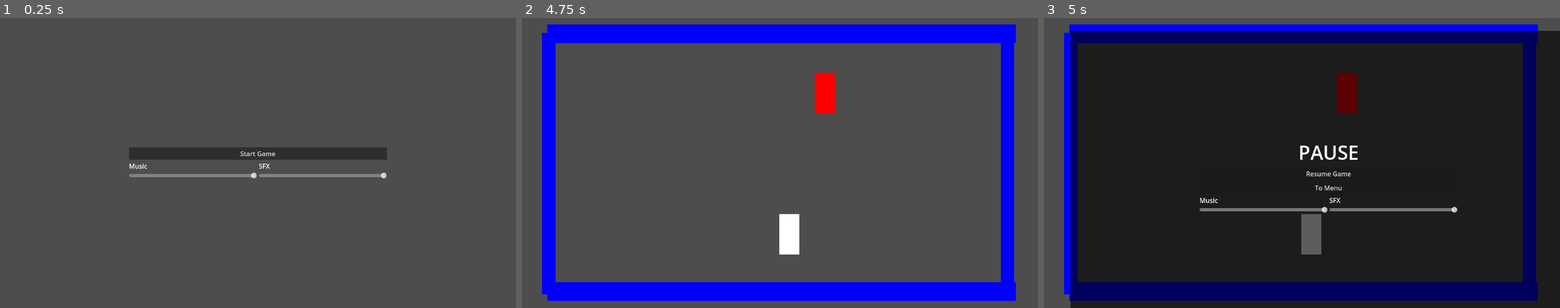
Above: before the commit, frames 1-3 (left to right).
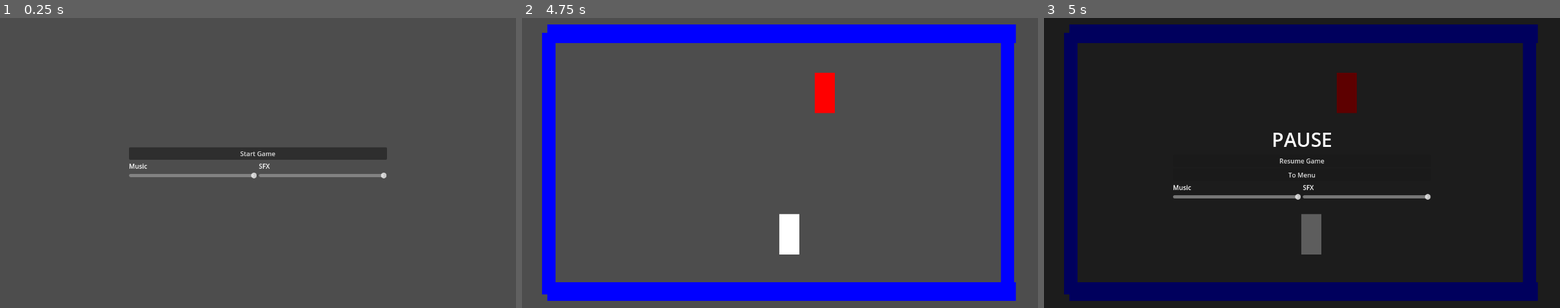
Above: after the commit, the same moments.

Repository: KDing0/GGJGodot
Game: Godot game, scene res://Misc/GameManager.tscn
Same seed, same stepped clock (60 frames per second), same inputs: the game is played once before the commit and once after it.
Inputs:
- Up to frame 1 (0.25 s): no input
- Up to frame 2 (4.75 s): click "Start Game" at 0.5 s; tap Enter at 1.25, 2.75, 4.25 s; tap Space at 2, 3.5 s
- Up to frame 3 (5 s): tap Escape (pause_game) at 4.9 s

Frames 1-2 are identical in both runs. In frame 3, 11% of the frame differs, in the area x 0-100%, y 0-100%.

Commit message:
Fixed menu and used a canvaslayer now as root

Diff:
--- a/src/Misc/MainMenu.gd
+++ b/src/Misc/MainMenu.gd
@@ -1,4 +1,4 @@
-extends Control
+extends CanvasLayer
 
 signal startGame
 signal musicChanged(newVal)
--- a/src/Misc/MainMenu.tscn
+++ b/src/Misc/MainMenu.tscn
@@ -2,17 +2,10 @@
 
 [ext_resource type="Script" path="res://Misc/MainMenu.gd" id="1_av7h0"]
 
-[node name="UI_MainMenu" type="Control"]
-layout_mode = 3
-anchors_preset = 15
-anchor_right = 1.0
-anchor_bottom = 1.0
-grow_horizontal = 2
-grow_vertical = 2
+[node name="UI_MainMenu" type="CanvasLayer"]
 script = ExtResource("1_av7h0")
 
 [node name="MarginContainer" type="MarginContainer" parent="."]
-layout_mode = 1
 anchors_preset = -1
 anchor_left = 0.25
 anchor_top = 0.25
--- a/src/Misc/PauseMenu.gd
+++ b/src/Misc/PauseMenu.gd
@@ -1,4 +1,4 @@
-extends Control
+extends CanvasLayer
 
 signal resumeGame
 signal toMenu
--- a/src/Misc/PauseMenu.tscn
+++ b/src/Misc/PauseMenu.tscn
@@ -5,17 +5,10 @@
 [sub_resource type="LabelSettings" id="LabelSettings_sbbkr"]
 font_size = 48
 
-[node name="UI_PauseMenu" type="Control"]
-layout_mode = 3
-anchors_preset = 15
-anchor_right = 1.0
-anchor_bottom = 1.0
-grow_horizontal = 2
-grow_vertical = 2
+[node name="UI_PauseMenu" type="CanvasLayer"]
 script = ExtResource("1_wdk6q")
 
 [node name="ColorRect" type="ColorRect" parent="."]
-layout_mode = 1
 anchors_preset = 15
 anchor_right = 1.0
 anchor_bottom = 1.0
@@ -24,12 +17,13 @@
 color = Color(0, 0, 0, 0.635294)
 
 [node name="MarginContainer" type="MarginContainer" parent="."]
-layout_mode = 1
 anchors_preset = -1
 anchor_left = 0.25
 anchor_top = 0.25
 anchor_right = 0.75
 anchor_bottom = 0.75
+offset_top = -5.0
+offset_bottom = 5.0
 grow_horizontal = 2
 grow_vertical = 2
 
